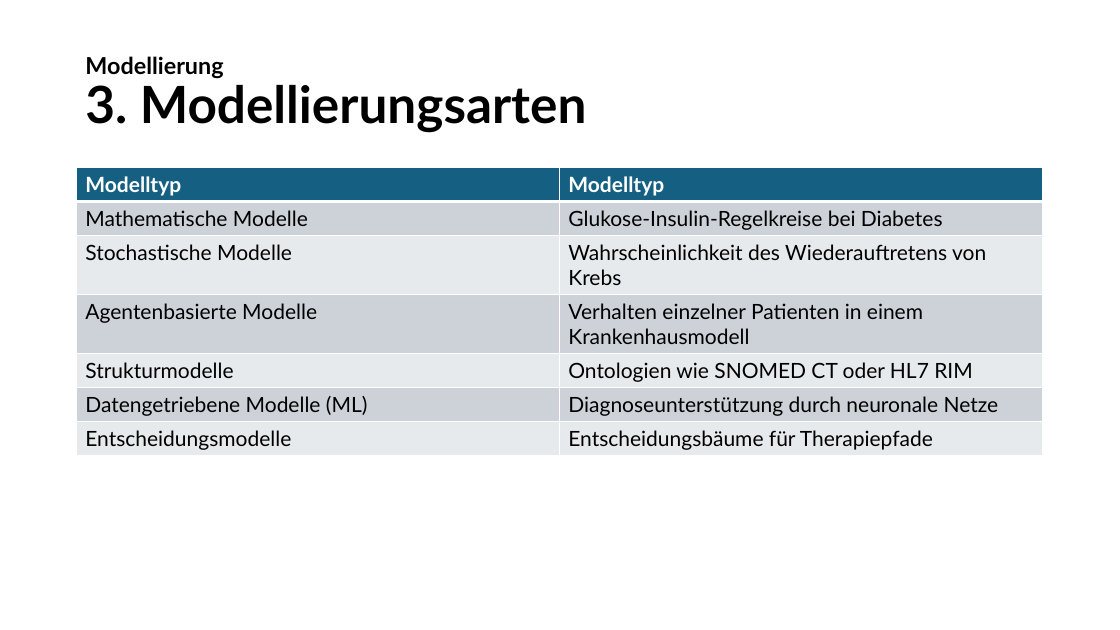
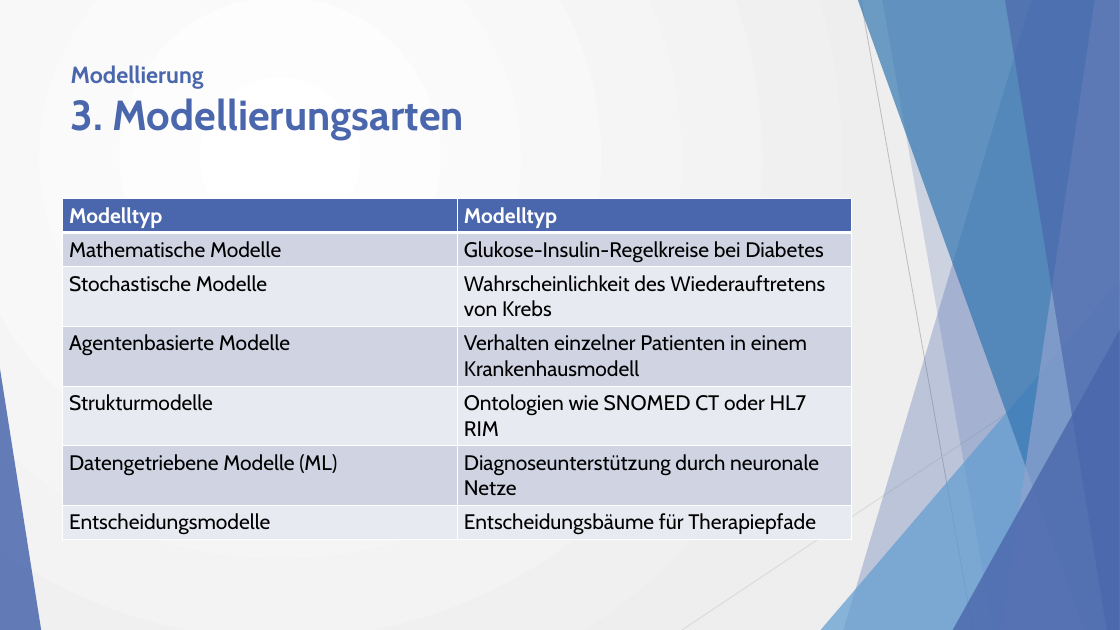
Before and after one commit to w0fl/w0fl, a slide deck: slide 6 of Simulation und Modellierung in der Medizininformatik.pptx. Drawn at 1120x630 pixels with LibreOffice and Linux fonts; fonts in the diff are those of the drawing. Boxes give left, top, right and bottom in pixels: in the first picture for what was removed or moved away, otherwise in the second. Text is boxed around its words. In the diff, an @@ line names an element or a change of style, - is before the commit and + after.

```diff
--- a/Simulation und Modellierung in der Medizininformatik.pptx
+++ b/Simulation und Modellierung in der Medizininformatik.pptx
@@ background #FFFFFF to gradient #FFFFFF to #EEEEEE @@
@@ title "Modellierung 3. Modellierungsarten": place and size @@
-title "Modellierung 3. Modellierungsarten" at (85,56,587,133)
+title "Modellierung 3. Modellierungsarten" at (71,65,464,140)
@@ title "Modellierung 3. Modellierungsarten" at (71,65,464,140): size 44 to 36 pt in "3. Modellierungsarten"; font Lato to Cabin, text colour #000000 to #4A66AC; line spacing 0.9 to 1; vertical alignment middle to top @@
@@ table at (62,198,852,539) @@
@@ fill #156082 to #4A66AC in row 1 @@
@@ fill #CCD2D8 to #D0D3E3 in 6 cells @@
@@ fill #E8EAED to #E9EAF1 in 6 cells @@
@@ font Lato to Cabin @@
@@ table: place and size @@
-table at (77,168,1044,454)
+table at (62,198,852,539)
@@ group added at (0,0,1120,630): 5 freeform shapes, 3 triangles, 2 lines @@
```
Also in this commit, not shown: 18 other slides changed.
